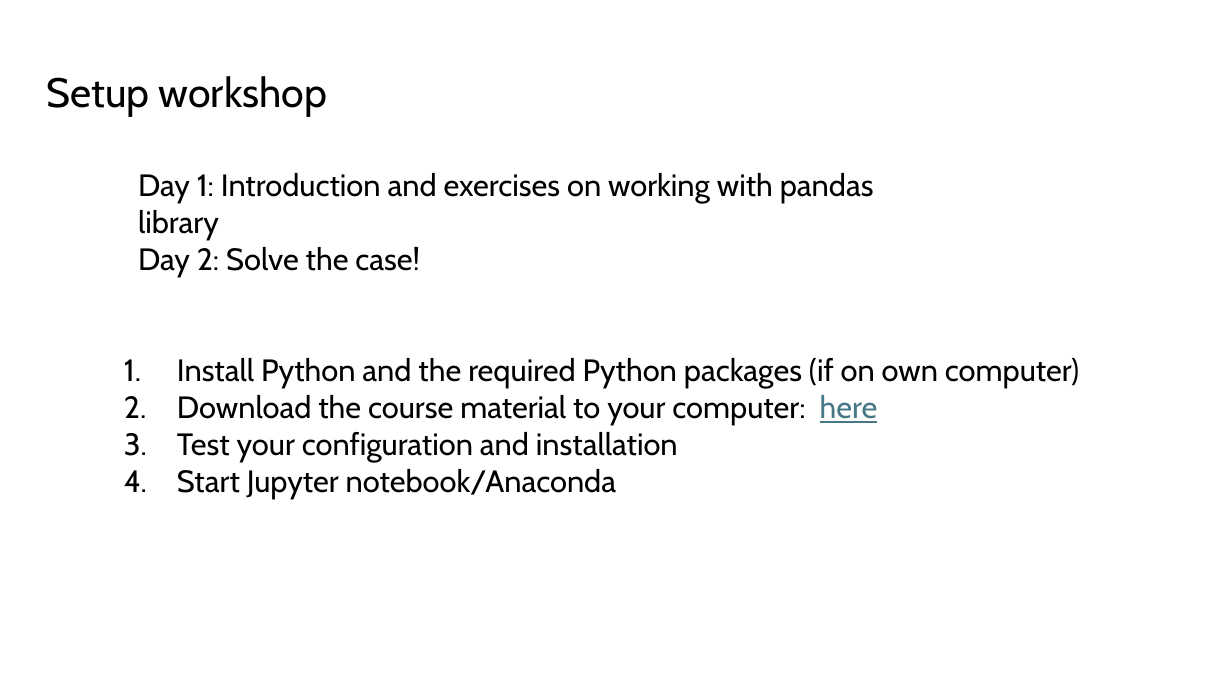
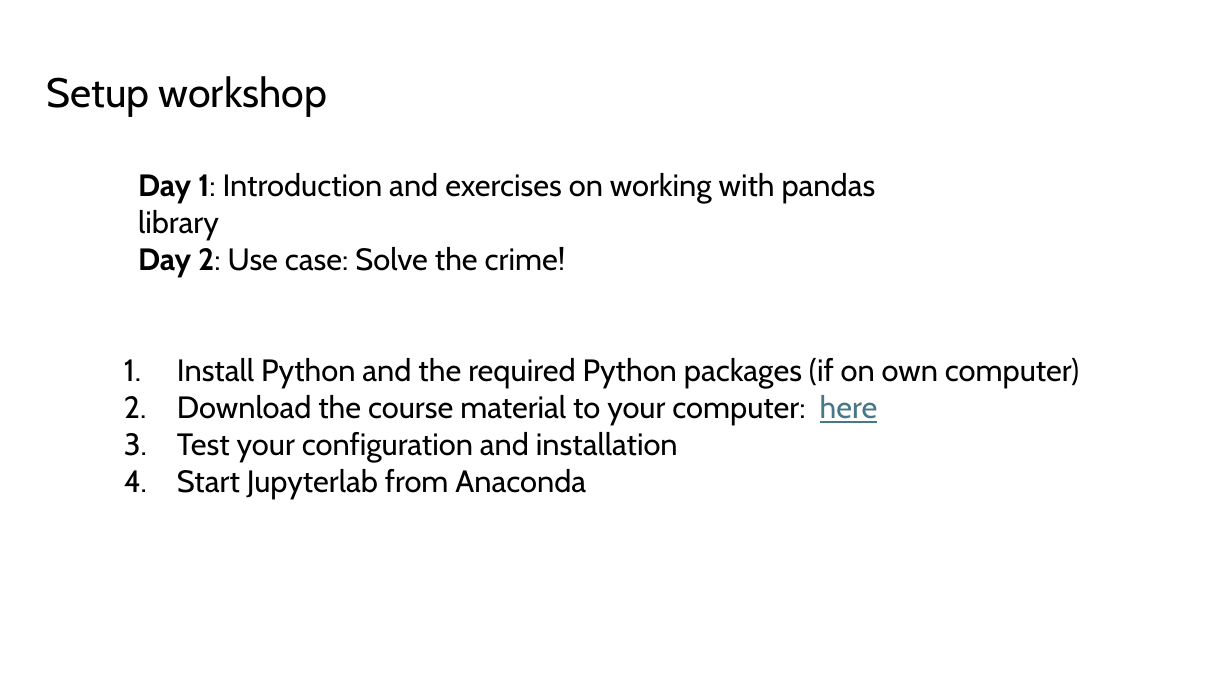
Before and after one commit to simonperneel/DS-python-data-analysis, a slide deck: slide 9 of docs/slides.pptx (slide 8 before the commit). Drawn at 1232x693 pixels with LibreOffice and Linux fonts; fonts in the diff are those of the drawing. Boxes give left, top, right and bottom in pixels: in the first picture for what was removed or moved away, otherwise in the second. Text is boxed around its words. In the diff, an @@ line names an element or a change of style, - is before the commit and + after.

```diff
--- a/docs/slides.pptx
+++ b/docs/slides.pptx
@@ text at [138,173,876,240]: bold on in "Day 1:" @@
@@ text at [138,247,566,277]: text changed @@
-Day 2: Solve the case!
+Day 2: Use case: Solve the crime!
@@ text at [177,469,586,499]: text changed @@
-4. Start Jupyter notebook/Anaconda
+4. Start Jupyterlab from Anaconda
```
Also in this commit, not shown: 2 other slides changed.
